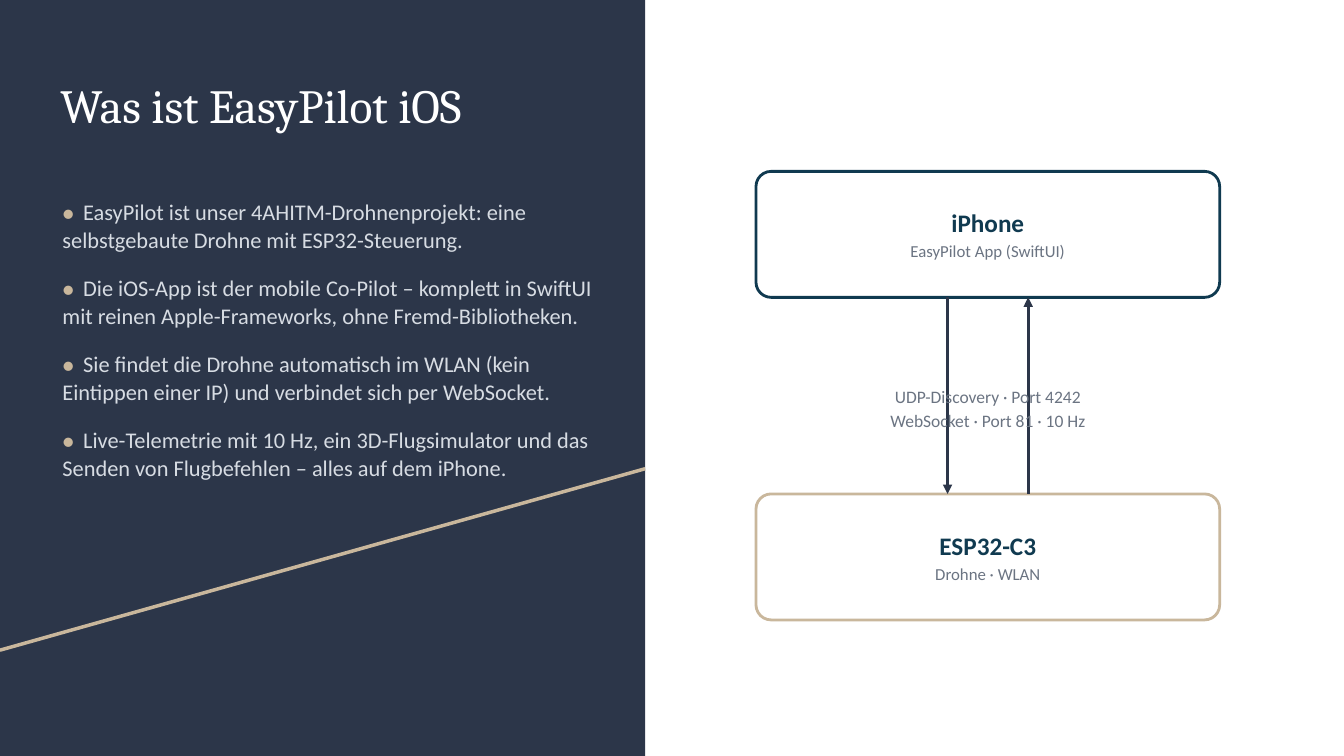
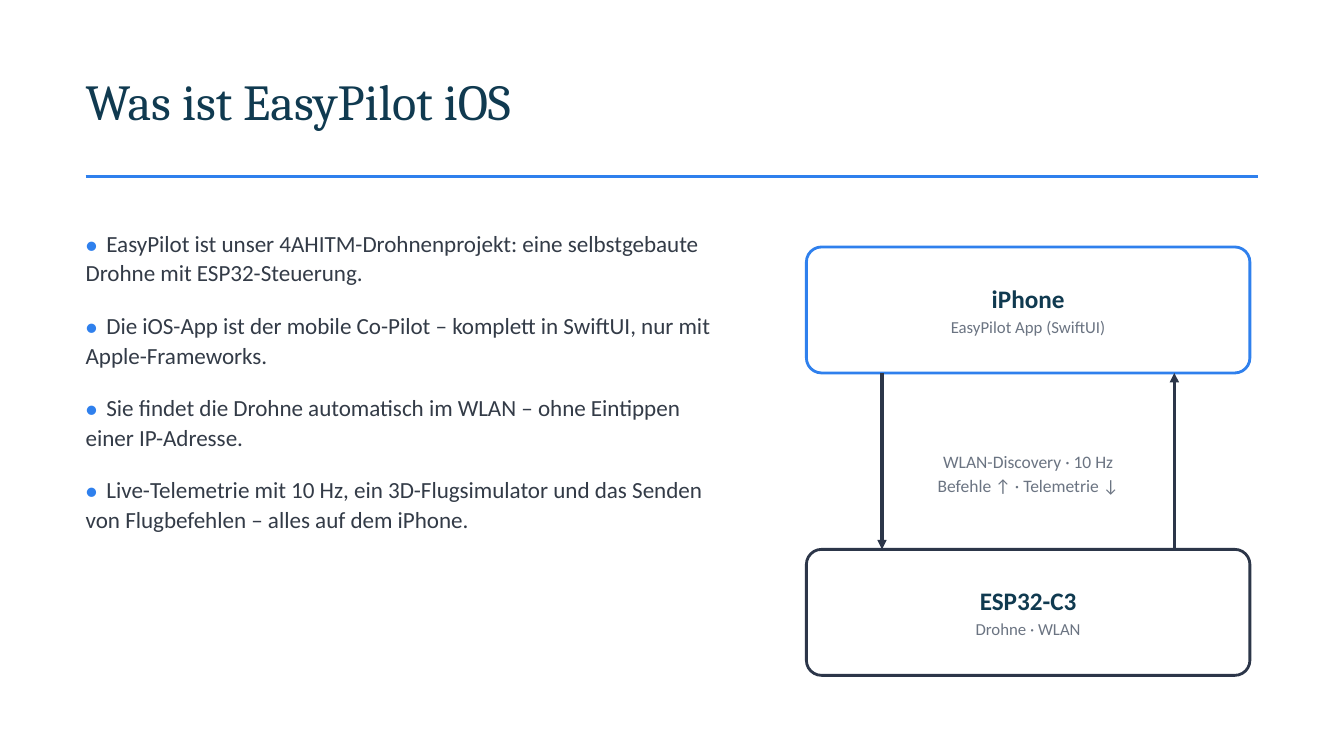
Before and after one commit to 2526-4ahitm-itp/2526-4ahitm-easypilot, a slide deck: slide 2 of docs/presentation-ios/EasyPilot-iOS.pptx. Drawn at 1344x756 pixels with LibreOffice and Linux fonts; fonts in the diff are those of the drawing. Boxes give left, top, right and bottom in pixels: in the first picture for what was removed or moved away, otherwise in the second. Text is boxed around its words. In the diff, an @@ line names an element or a change of style, - is before the commit and + after.

```diff
--- a/docs/presentation-ios/EasyPilot-iOS.pptx
+++ b/docs/presentation-ios/EasyPilot-iOS.pptx
@@ rectangle removed at box(0, 0, 645, 756) @@
@@ text "Was ist EasyPilot iOS": place and size @@
-text "Was ist EasyPilot iOS" at box(60, 90, 461, 133)
+text "Was ist EasyPilot iOS" at box(86, 85, 511, 131)
@@ text "Was ist EasyPilot iOS" at box(86, 85, 511, 131): size 34 to 36 pt, text colour #FFFFFF to #103A50 @@
@@ line moved from (0, 650) - (645, 469) to (86, 176) - (1258, 176) @@
@@ line (86, 176) - (1258, 176): stroke #C9B79C 2.5 pt to #2F80ED 2.25 pt @@
@@ text at box(86, 236, 702, 532): size 16 to 16.5 pt, text colour #D7DCE3 to #333B47 in "EasyPilot ist unser 4AHITM-Drohnenprojekt: eine selbstgebaut ...", "Live-Telemetrie mit 10 Hz, ein 3D-Flugsimulator und ..."; text colour #C9B79C to #2F80ED in "●", "●"; line spacing 1.05 to 1.08; more space between paragraphs @@
@@ text "● EasyPilot ist unser 4AHITM-Drohnenprojekt: ...": place and size @@
-text "● EasyPilot ist unser 4AHITM-Drohnenprojekt: ..." at box(62, 204, 592, 480)
+text "● EasyPilot ist unser 4AHITM-Drohnenprojekt: ..." at box(86, 236, 710, 532)
@@ text "iPhone": place and size @@
-text "iPhone" at box(910, 214, 1065, 260)
+text "iPhone" at box(951, 290, 1105, 336)
@@ rounded rectangle: place and size @@
-rounded rectangle at box(756, 171, 1220, 297)
+rounded rectangle at box(807, 247, 1250, 373)
@@ rounded rectangle at box(807, 247, 1250, 373): outline #103A50 2 pt to #2F80ED 2 pt @@
@@ text at box(86, 318, 710, 446): text changed; size 16 to 16.5 pt; text colour #D7DCE3 to #333B47 @@
-● Die iOS-App ist der mobile Co-Pilot – komplett in SwiftUI mit reinen Apple-Frameworks, ohne Fremd-Bibliotheken.
-● Sie findet die Drohne automatisch im WLAN (kein Eintippen einer IP) und verbindet sich per WebSocket.
+● Die iOS-App ist der mobile Co-Pilot – komplett in SwiftUI, nur mit Apple-Frameworks.
+● Sie findet die Drohne automatisch im WLAN – ohne Eintippen einer IP-Adresse.
@@ arrow moved from (1028, 494) - (1028, 297) to (882, 373) - (882, 549) @@
@@ arrow moved from (948, 297) - (948, 494) to (1175, 549) - (1175, 373) @@
@@ text at box(938, 456, 1113, 492): text changed @@
-UDP-Discovery · Port 4242
-WebSocket · Port 81 · 10 Hz
+WLAN-Discovery · 10 Hz
+Befehle ↑ · Telemetrie ↓
@@ text "ESP32-C3": place and size @@
-text "ESP32-C3" at box(935, 538, 1040, 580)
+text "ESP32-C3" at box(976, 593, 1080, 635)
@@ rounded rectangle: place and size @@
-rounded rectangle at box(756, 494, 1220, 620)
+rounded rectangle at box(807, 549, 1250, 676)
@@ rounded rectangle at box(807, 549, 1250, 676): outline #C9B79C 2 pt to #2C3649 2 pt @@
```
Also in this commit, not shown: 2 other slides changed, 1 slide added, 1 slide removed, 8 other files.
